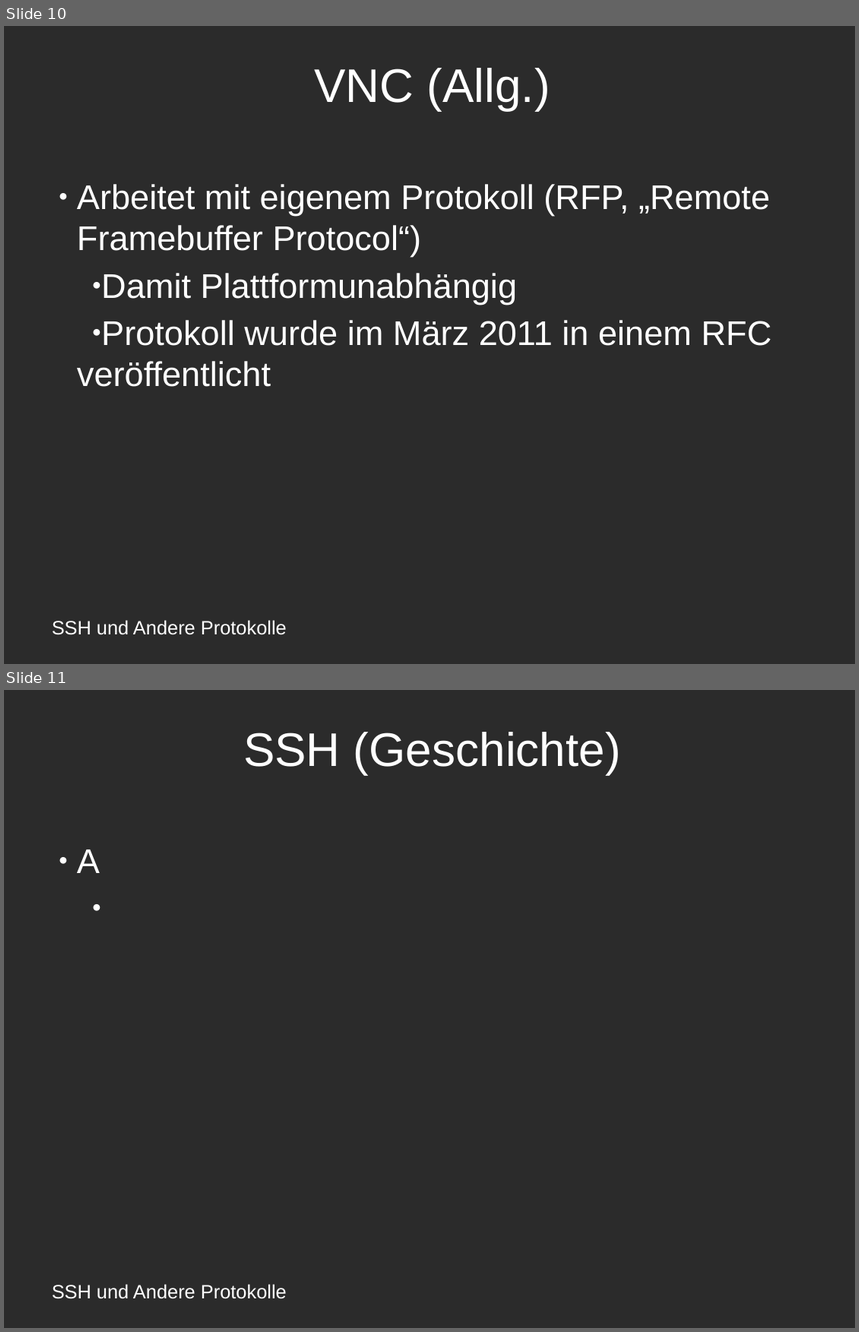
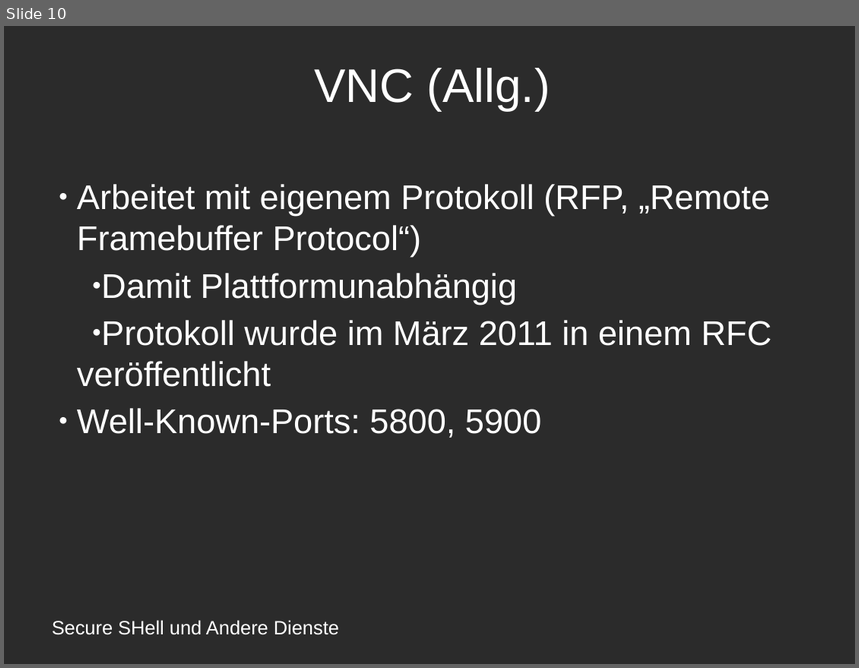
Before and after one commit to amlispolska/SSH-Projekt, a slide deck: ssh-presentation.odp. Shown one above the other, each under a label of ours: slides 10 and 11 before the commit, slide 10 after it. The pictures are 859x1332 and 859x668 pixels, drawn with LibreOffice and Linux fonts; fonts in the diff are those of the drawing; background and template pictures are left out; a plain dark background stands for a picture behind light text. Boxes give left, top, right and bottom in pixels: in the first picture for what was removed or moved away, otherwise in the second. Text is boxed around its words. In the diff, an @@ line names an element or a change of style, - is before the commit and + after.

```diff
--- a/ssh-presentation.odp
+++ b/ssh-presentation.odp
@@ slide 11 removed at <box>4,690,855,1328</box>, background picture (left out) @@
@@ title removed at <box>243,732,621,775</box> @@
-SSH (Geschichte)
@@ subtitle removed at <box>77,850,100,873</box> @@
-● A
@@ text removed at <box>52,1284,287,1300</box> @@
-SSH und Andere Protokolle
@@ slide 10 changed as well @@
@@ subtitle at <box>77,408,541,438</box>: paragraph added @@
+● Well-Known-Ports: 5800, 5900
@@ text at <box>52,620,339,636</box>: text changed @@
-SSH und Andere Protokolle
+Secure SHell und Andere Dienste
```
Also in this commit, not shown: 8 other slides changed, 4 slides added, 1 other slide removed, 1 other file.
